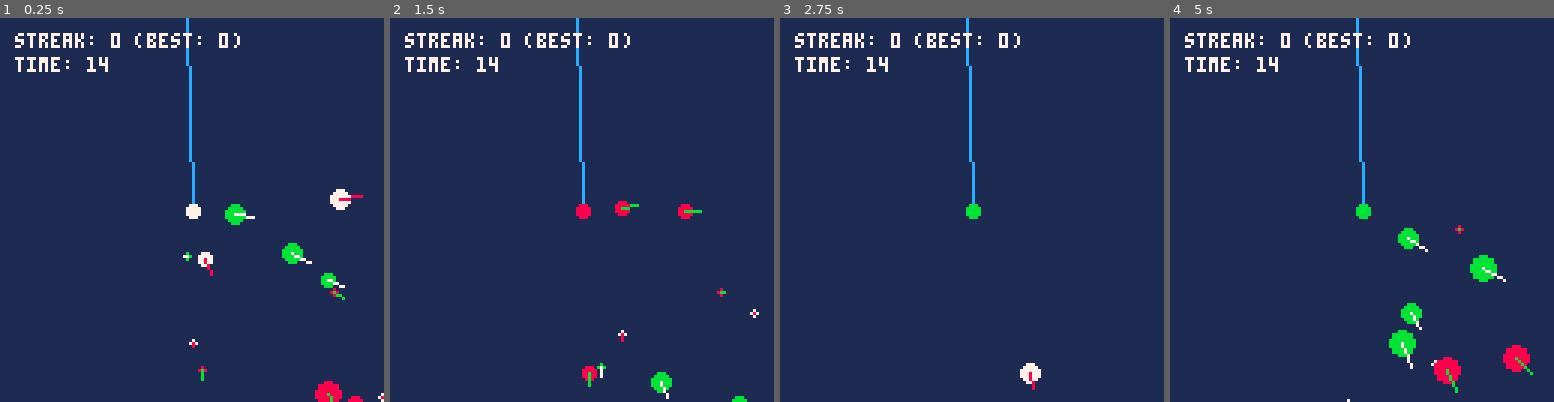
Above: before the commit, frames 1-4 (left to right).
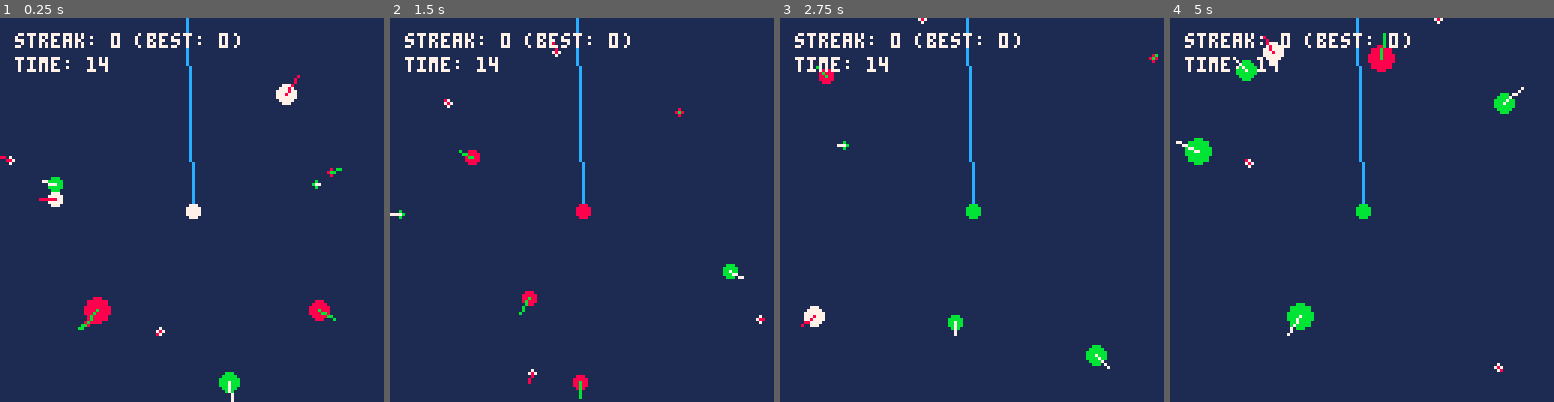
Above: after the commit, the same moments.

Repository: millwardesque/pico-fish-v2
Game: PICO-8 cartridge fish2.p8
The game is run twice, just before and just after one commit, with the same random seed, the same clock (stepped at 60 frames per second) and the same inputs.
Inputs:
- Up to frame 1 (0.25 s): no input
- Up to frame 2 (1.5 s): tap O (Z key) at 0.7 s
- Up to frame 3 (2.75 s): hold Right 1.6-2.1 s; tap O (Z key) at 1.7, 2.1, 2.5 s; hold Up 2.15-2.42 s; hold Right from 2.47 s (still down)
- Up to frame 4 (5 s): tap O (Z key) every 0.4 s from 2.9 to 4.9 s; release Right at 3.03 s; hold Left 3.08-3.58 s; hold Down 3.63-3.97 s; hold Right 4.02-4.68 s; hold Up from 4.73 s (still down)

The runs differ from the first frame. In frame 1, 3.2% of the frame differs, in the area x 0-100%, y 14-100%; in frame 2, 1.6%; in frame 3, 1.1%; in frame 4, 4.1%, in the area x 1-95%, y 0-100%.

Commit message:
Fixed min-dist bug

Diff:
--- a/fish2.p8
+++ b/fish2.p8
@@ -434,8 +434,13 @@
         zone_size = 20
     end
 
-    local x = 64 + min_dist + flr(rnd(zone_size)) - zone_size / 2
-    local y = 64 + min_dist + flr(rnd(zone_size)) - zone_size / 2
+    local angle = rnd(1.0)
+    local dist = min_dist + flr(rnd(zone_size / 2.0))
+    local x = 64 + dist * cos(angle)
+    local y = 64 + dist * sin(angle)
+
+    -- local x = 64 + min_dist + flr(rnd(zone_size)) - zone_size / 2
+    -- #local y = 64 + min_dist + flr(rnd(zone_size)) - zone_size / 2
 
     local new_fish = fish.mk('f'..#fishes, x, y, colour1, colour2, size)
     new_fish.target = target
--- a/game.lua
+++ b/game.lua
@@ -35,8 +35,10 @@
         zone_size = 20
     end
 
-    local x = 64 + min_dist + flr(rnd(zone_size)) - zone_size / 2
-    local y = 64 + min_dist + flr(rnd(zone_size)) - zone_size / 2
+    local angle = rnd(1.0)
+    local dist = min_dist + flr(rnd(zone_size / 2.0))
+    local x = 64 + dist * cos(angle)
+    local y = 64 + dist * sin(angle)
 
     local new_fish = fish.mk('f'..#fishes, x, y, colour1, colour2, size)
     new_fish.target = target
Not shown, changed: plan.txt
